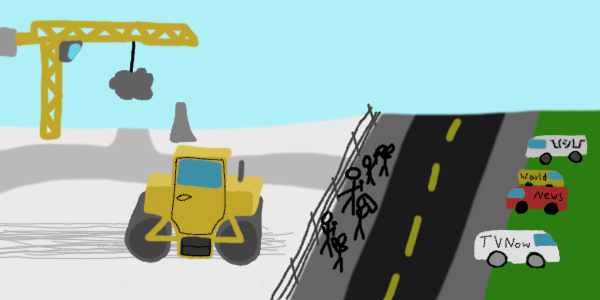
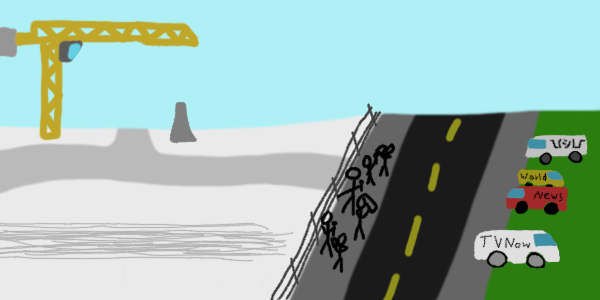
Comparing the layer stacks of the two 600px x 300px images. Changes:
painted on "Details" over (144, 44, 169, 47)
moved "Rope" above "Roller" over (127, 40, 137, 94)
renamed "Pasted Layer #1" to "Roller", moved it above "Tree" over (123, 144, 265, 267)
renamed "Pasted Layer #2" to "Tree", moved it below "Roller" over (108, 45, 163, 102)
